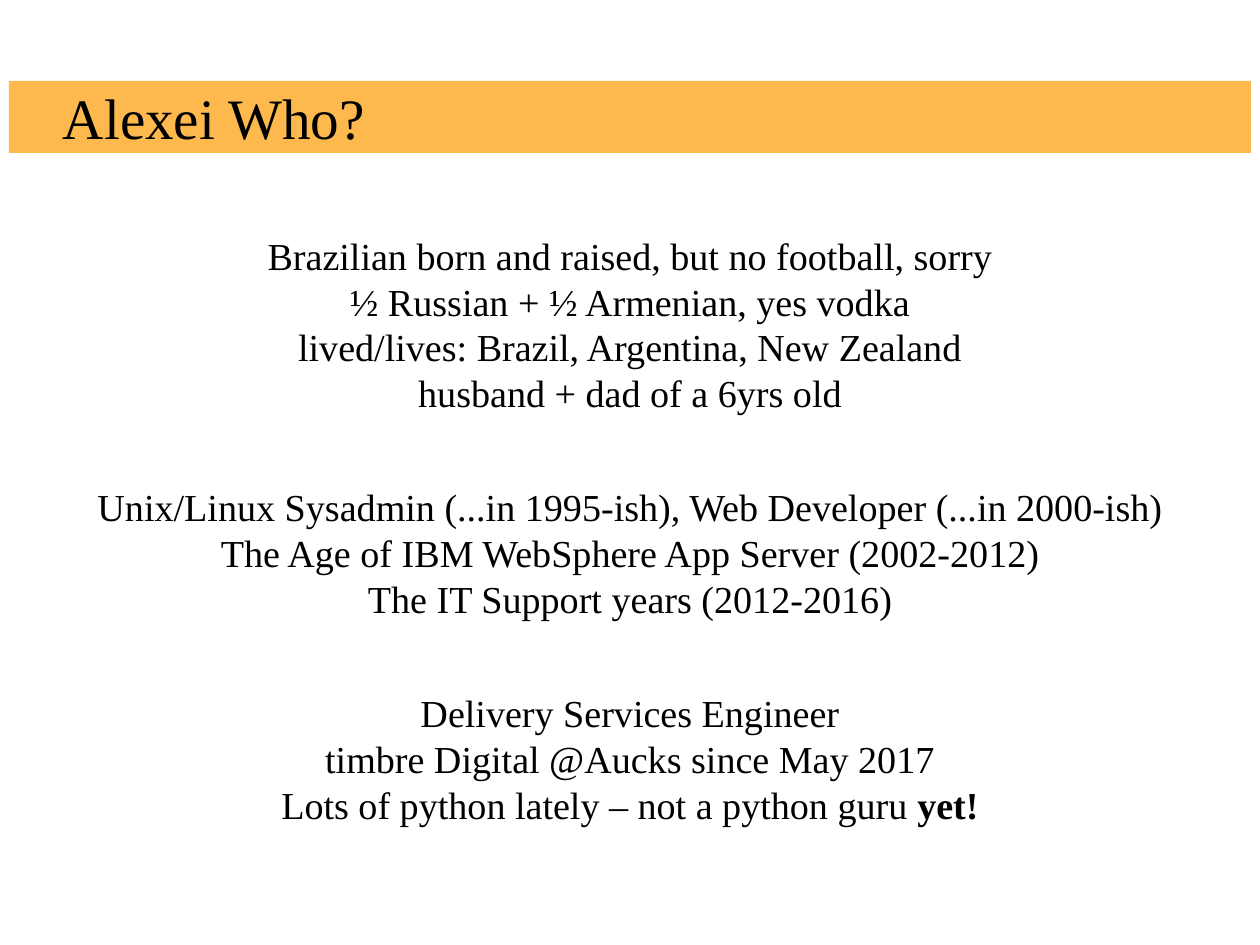
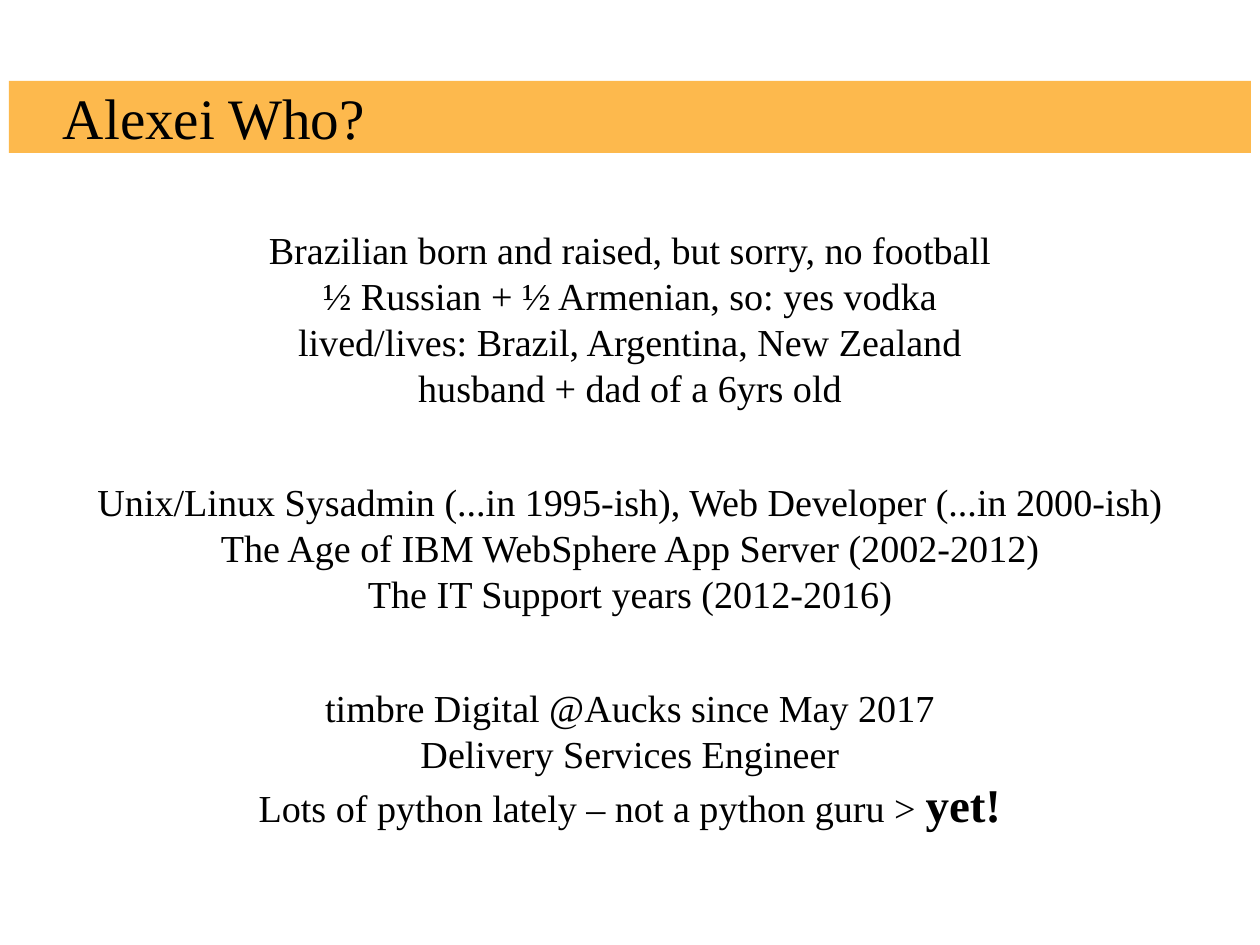
Before and after one commit to russoz/celery-presentation, a slide deck: slide 2 of celery.odp. Drawn at 1260x945 pixels with LibreOffice and Linux fonts; fonts in the diff are those of the drawing; background and template pictures are left out. Boxes give left, top, right and bottom in pixels: in the first picture for what was removed or moved away, otherwise in the second. Text is boxed around its words. In the diff, an @@ line names an element or a change of style, - is before the commit and + after.

```diff
--- a/celery.odp
+++ b/celery.odp
@@ text at bbox=[269, 237, 990, 409]: text changed @@
-Brazilian born and raised, but no football, sorry
-½ Russian + ½ Armenian, yes vodka
-lived/lives: Brazil, Argentina, New Zealand
-husband + dad of a 6yrs old
+Brazilian born and raised, but sorry, no football
+½ Russian + ½ Armenian, so: yes vodka
+lived/lives: Brazil, Argentina, New Zealand
+husband + dad of a 6yrs old
@@ text at bbox=[259, 695, 1002, 832]: text changed @@
-Delivery Services Engineer
-timbre Digital @Aucks since May 2017
-Lots of python lately – not a python guru yet!
+timbre Digital @Aucks since May 2017
+Delivery Services Engineer
+Lots of python lately – not a python guru > yet!
```
Also in this commit, not shown: 6 other slides changed, 8 slides added, 9 slides removed, 15 other files.
